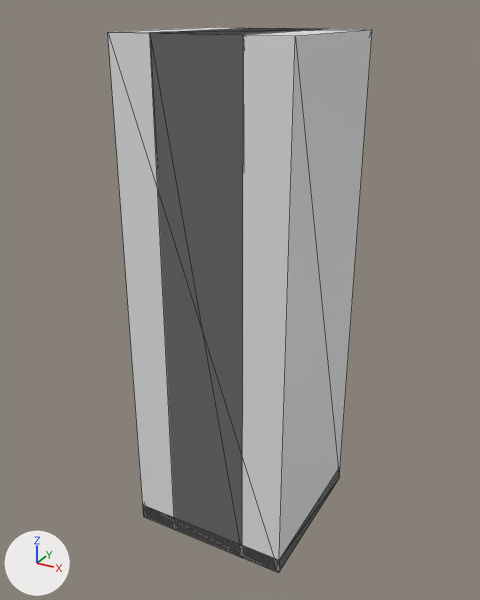
One commit to the glTF model space_colony_3d/assets/3d_models/ship/space_colony_ship_meshes.glb: the scene before it, then after it.
Both versions are drawn from a 50 mm camera at (1.75, -3.25, 3.11) aimed at (-0.03, -0.02, 1.49). Every picture has the same lights, and +X, +Y and +Z are marked at lower left. Mesh edges are drawn as thin lines. Vertices at the same position are counted once.

Objects in the first picture: 'door_00-col', 'floor_00-col', 'wall_00-col'.
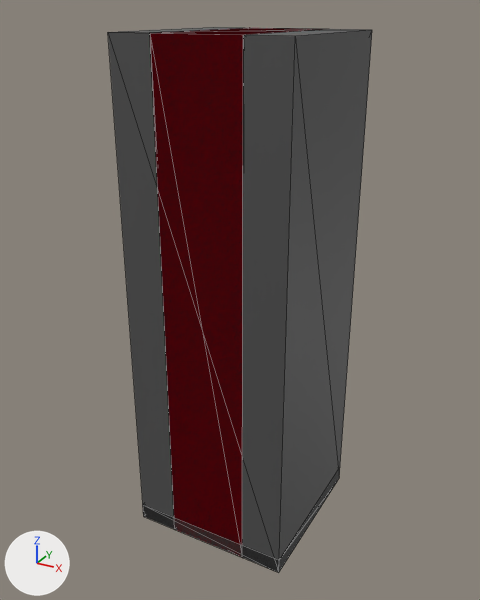
The change, as a diff of the scene's bpy script:
```diff
--- a/space_colony_3d/assets/3d_models/ship/space_colony_ship_meshes.glb.py
+++ b/space_colony_3d/assets/3d_models/ship/space_colony_ship_meshes.glb.py
@@ mat_material_002 @@
 mat_material_002 = principled_material('Material.002')
-mat_material_002.base_color = (0.8, 0.8, 0.8)  # white #e7e7e7
+mat_material_002.base_color = (0.8, 0.0, 0.0211)  # red #e70028
@@ mat_material_003 @@
+mat_material_003 = principled_material('Material.003')
+mat_material_003.base_color = (0.0796, 0.0796, 0.0796)  # dark grey #505050
@@ me_cube_002 @@
 me_cube_002.from_pydata(...)  # 8 vertices, 12 faces; spans x -0.5..0.5, y -0.5..0.5, z 0.0..3.0
+me_cube_002.materials.append(mat_material_003)  # dark grey #505050
@@ me_cube_003 @@
 me_cube_003.from_pydata(...)  # 16 vertices, 28 faces; spans x -0.25..0.25, y -0.5..0.5, z 0.0..3.0
 # used by ob_door_00_col; location = (0.0, 0.0, 0.0)
+# me_cube_003 part 1: a new loose piece, a box spanning x -0.5..0.5, y -0.5..0.5, z 0.0..0.1, in mat_material_001 (grey #8f8f8f)
 me_cube_003.materials.append(mat_material_002)
+me_cube_003.materials.append(mat_material_001)  # grey #8f8f8f
```

What differs and where, as boxes [x1, y1, x2, y2] in the pictures (480 x 600 px):
'wall_00-col', recoloured
    both: [108, 27, 372, 571]
'door_00-col', recoloured, reshaped (grey to red, 14% wider)
    before: [150, 28, 322, 555]
    after: [143, 28, 340, 573]
part 1 of me_cube_003, added
    after: [143, 468, 340, 573]
'floor_00-col', unchanged, covered by the edit
    before: [143, 468, 340, 573]
